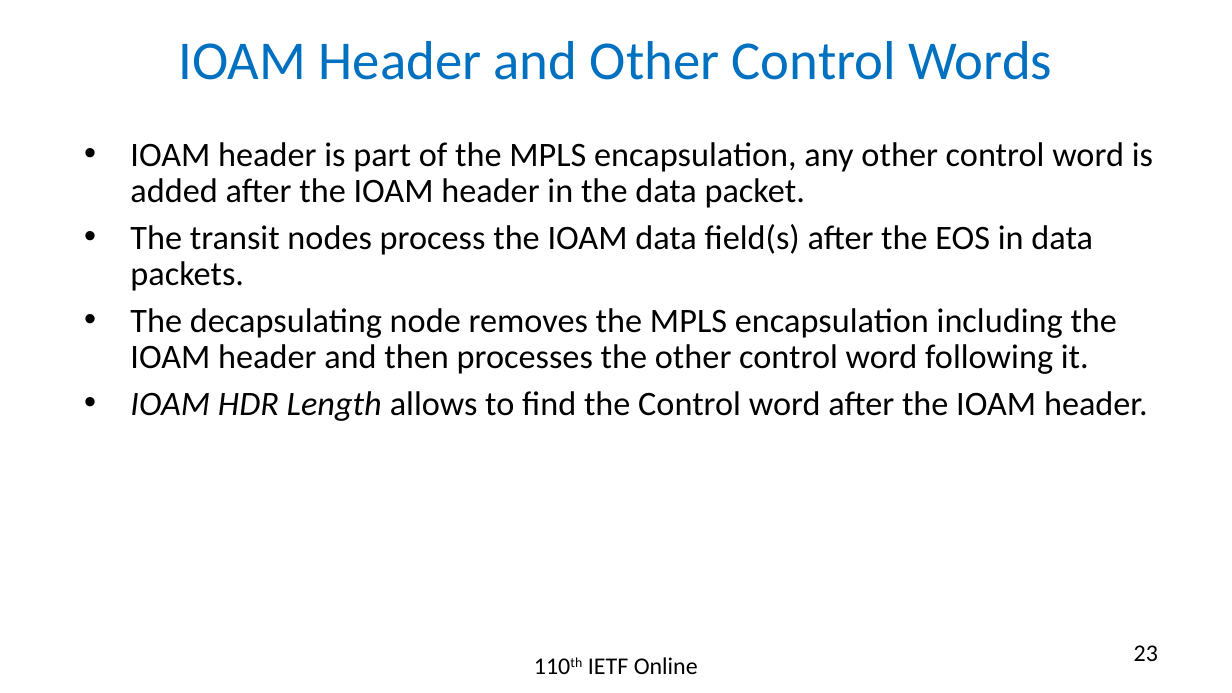
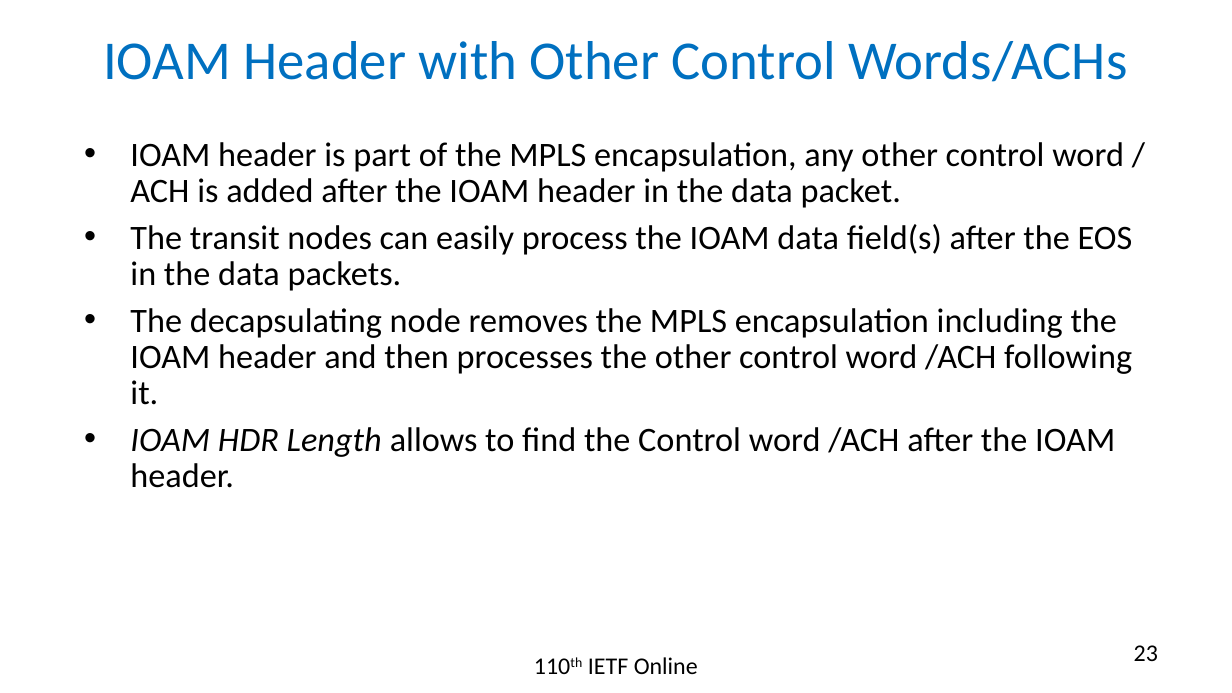
Before and after one commit to rakgandhi/ietf-slides, a slide deck: slide 23 of draft-gandhi-mpls-ioam-sr-05.pptx. Drawn at 1232x693 pixels with LibreOffice and Linux fonts; fonts in the diff are those of the drawing. Boxes give left, top, right and bottom in pixels: in the first picture for what was removed or moved away, otherwise in the second. Text is boxed around its words. In the diff, an @@ line names an element or a change of style, - is before the commit and + after.

```diff
--- a/draft-gandhi-mpls-ioam-sr-05.pptx
+++ b/draft-gandhi-mpls-ioam-sr-05.pptx
@@ title at box(103, 41, 1127, 82): text changed @@
-IOAM Header and Other Control Words
+IOAM Header with Other Control Words/ACHs
@@ text at box(130, 142, 1133, 488): text changed @@
-• IOAM header is part of the MPLS encapsulation, any other control word is added after the IOAM header in the data packet.
-• The transit nodes process the IOAM data field(s) after the EOS in data packets.
-• The decapsulating node removes the MPLS encapsulation including the IOAM header and then processes the other control word following it.
-• IOAM HDR Length allows to find the Control word after the IOAM header.
+• IOAM header is part of the MPLS encapsulation, any other control word / ACH is added after the IOAM header in the data packet.
+• The transit nodes can easily process the IOAM data field(s) after the EOS in the data packets.
+• The decapsulating node removes the MPLS encapsulation including the IOAM header and then processes the other control word /ACH following it.
+• IOAM HDR Length allows to find the Control word /ACH after the IOAM header.
```
Also in this commit, not shown: 5 other slides changed, 1 other file.
